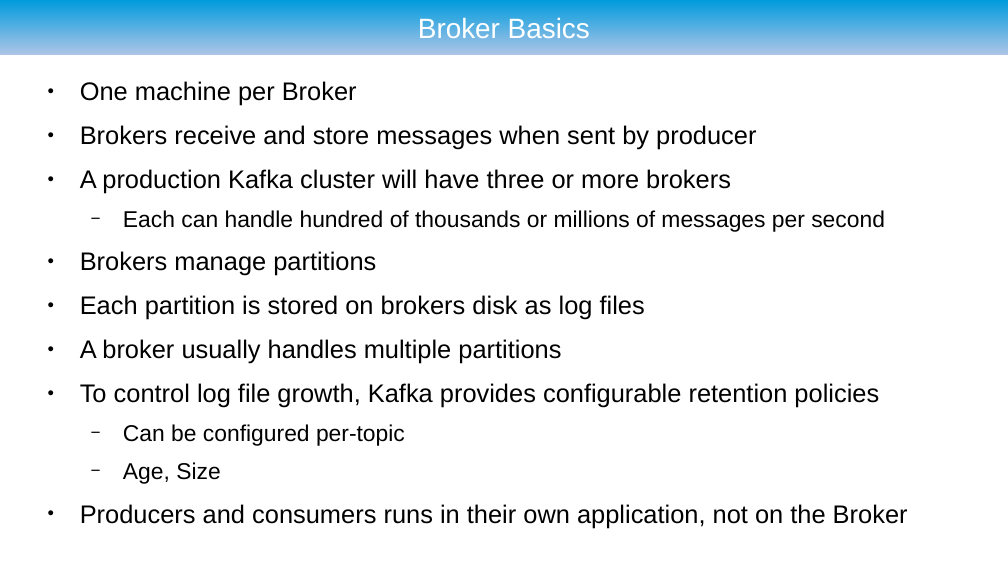
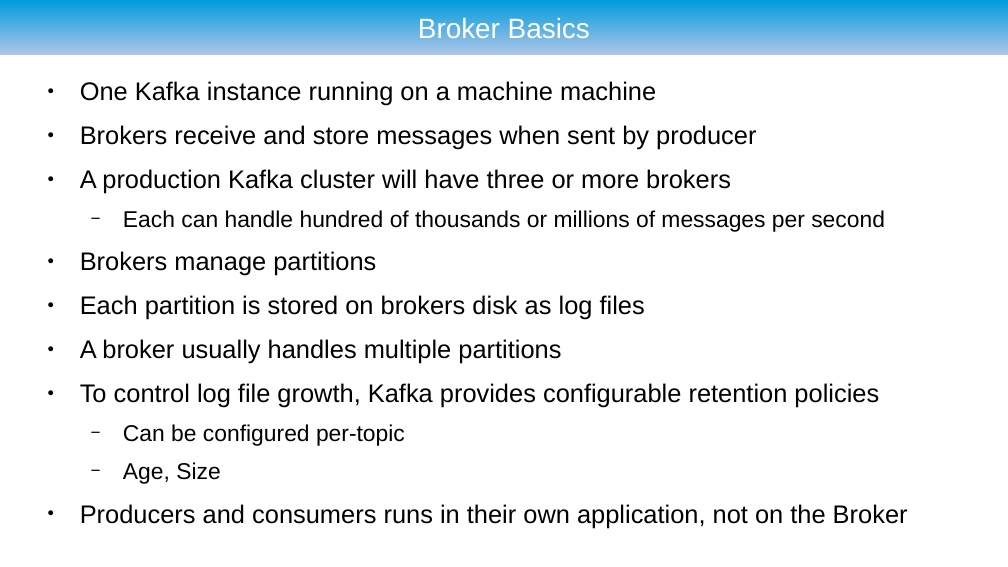
Before and after one commit to ryzlab/kafka-kompetensdag, a slide deck: slide 11 of doc/presentation-umejug.odp (slide 16 before the commit). Drawn at 1008x567 pixels with LibreOffice and Linux fonts; fonts in the diff are those of the drawing; background and template pictures are left out. Boxes give left, top, right and bottom in pixels: in the first picture for what was removed or moved away, otherwise in the second. Text is boxed around its words. In the diff, an @@ line names an element or a change of style, - is before the commit and + after.

```diff
--- a/doc/presentation-umejug.odp
+++ b/doc/presentation-umejug.odp
@@ text at box(80, 81, 656, 106): text changed @@
-● One machine per Broker
+● One Kafka instance running on a machine machine
```
Also in this commit, not shown: 9 other slides changed, 17 slides added, 5 slides removed.
